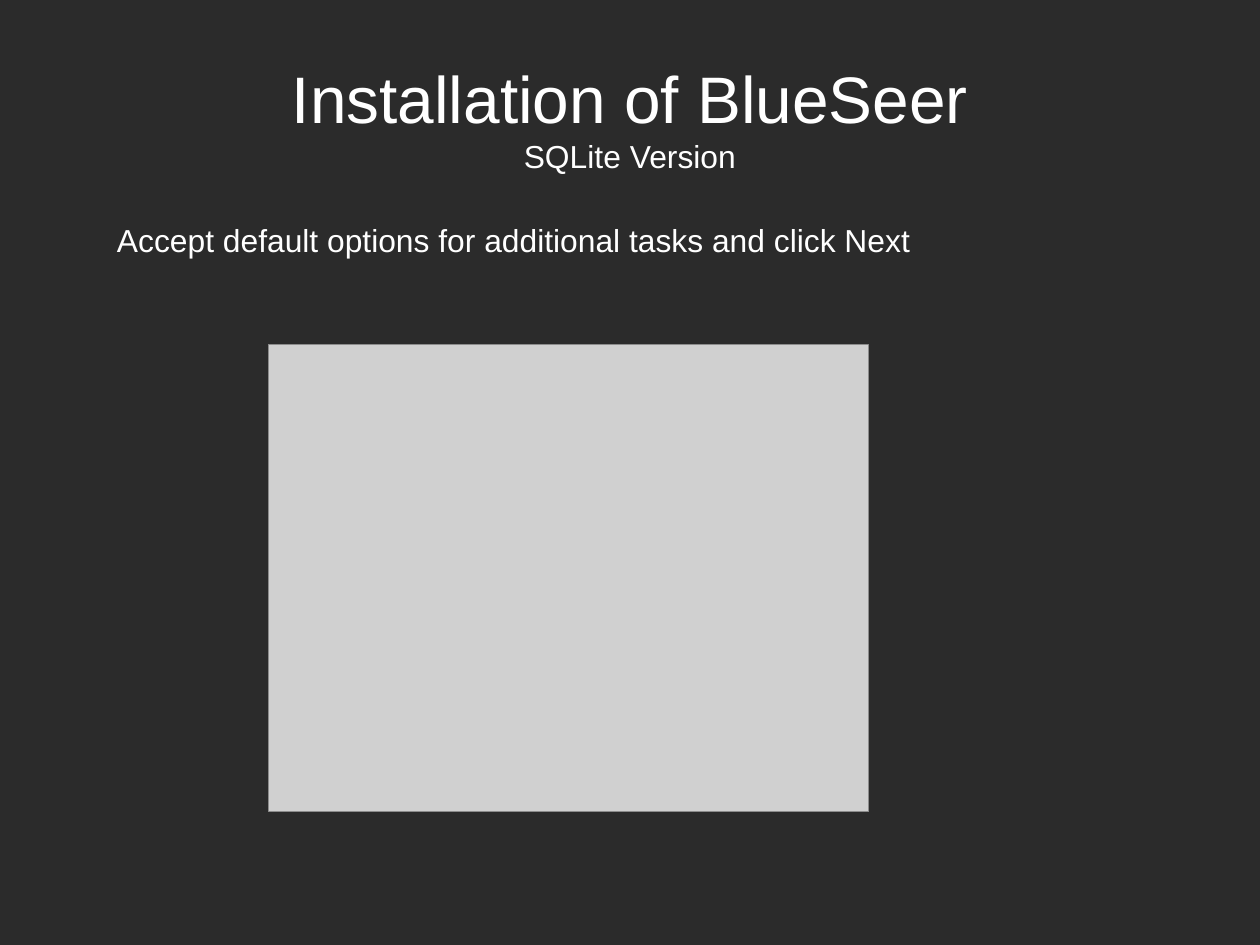
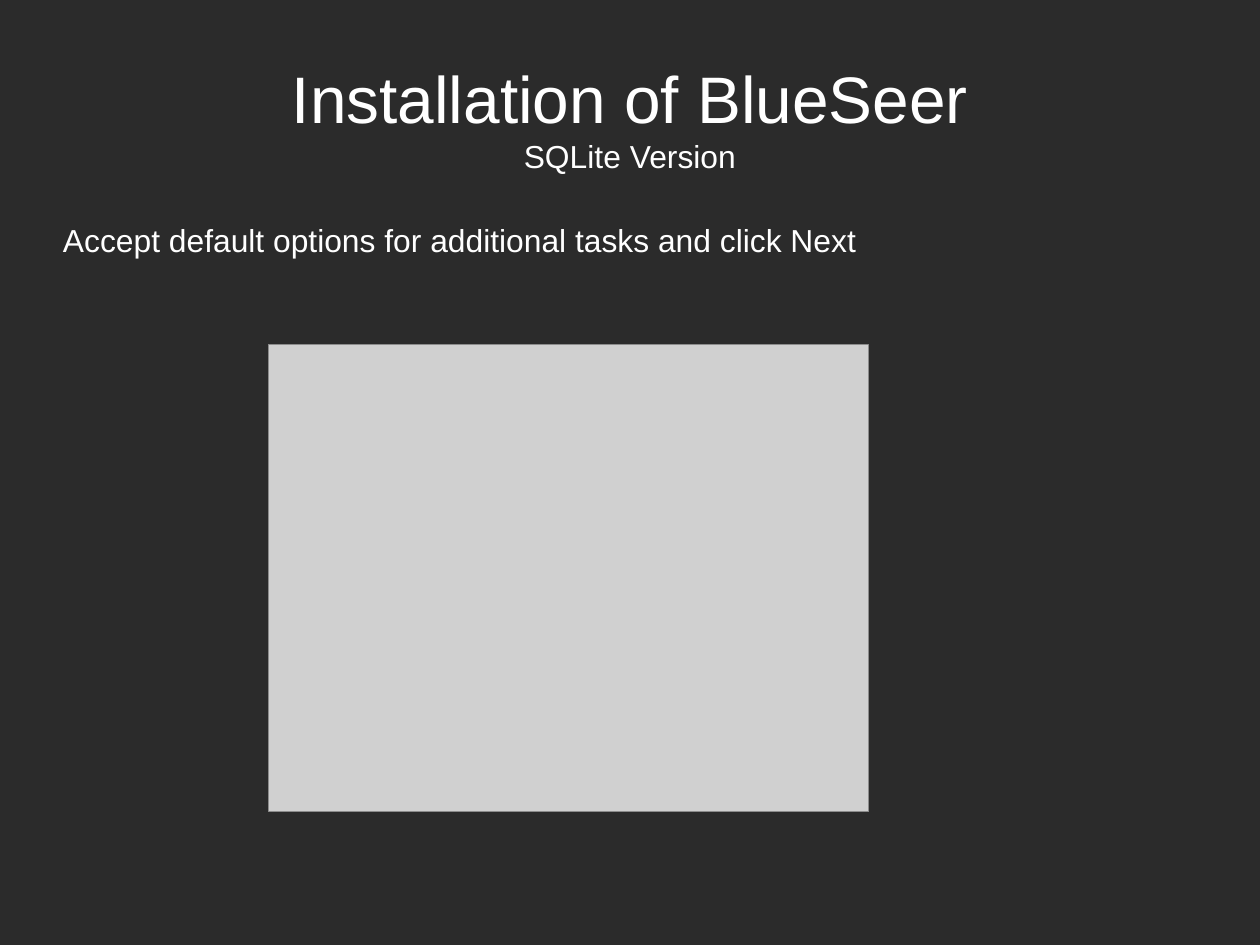
Before and after one commit to blueseerERP/blueseer, a slide deck: slide 2 of documentation/blueseer_install_instructions.odp. Drawn at 1260x945 pixels with LibreOffice and Linux fonts; fonts in the diff are those of the drawing; grey boxes stand for pictures; background and template pictures are left out; a plain dark background stands for a picture behind light text. Boxes give left, top, right and bottom in pixels: in the first picture for what was removed or moved away, otherwise in the second. Text is boxed around its words. In the diff, an @@ line names an element or a change of style, - is before the commit and + after.

```diff
--- a/documentation/blueseer_install_instructions.odp
+++ b/documentation/blueseer_install_instructions.odp
@@ text "Accept default options for additional ..." at (63,229,855,258): indent changed @@
```
Also in this commit, not shown: 8 other slides changed, 1 slide added, 14 other files.
